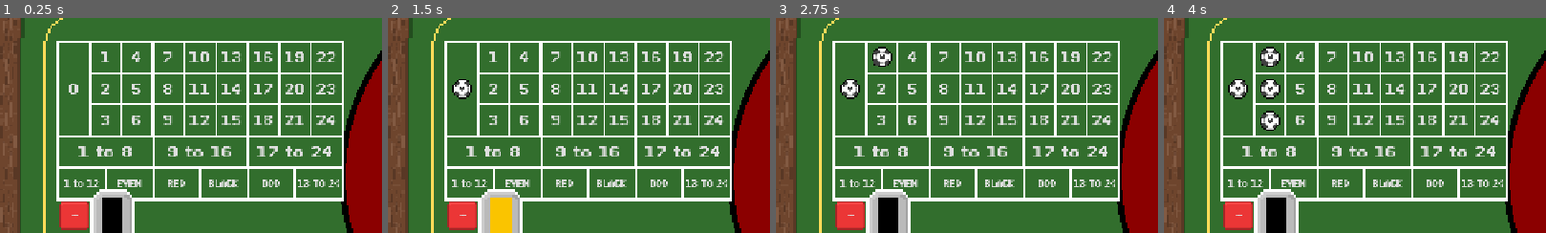
Above: before the commit, frames 1-4 (left to right).
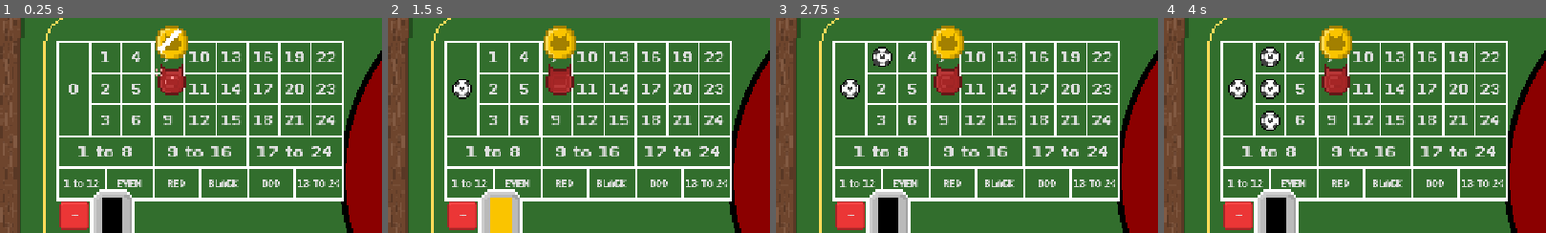
Above: after the commit, the same moments.

Repository: DuneRanger/Very-Serious-GameJam-2026
Game: Godot game, scene res://scenes/game/game_scene/game_scene.tscn
Same seed, same stepped clock (60 frames per second), same inputs: the game is played once before the commit and once after it. Sound files missing from this copy of the repository are replaced by a short silence.
Inputs:
- Up to frame 1 (0.25 s): no input
- Up to frame 2 (1.5 s): click "+" at 0.5 s; click "0" at 1.25 s
- Up to frame 3 (2.75 s): click "1" at 2 s
- Up to frame 4 (4 s): click "2" at 2.75 s; click "3" at 3.5 s
The pictures show only the part of the screen within x 0-50%, y 13-63%; the shares and areas given below are measured in that part.

The runs differ from the first frame. In frame 1, 1.9% of the frame differs, in the area x 40-50%, y 3-36%; in frame 2, 1.9%; in frame 3, 1.9%; in frame 4, 1.9%.

Commit message:
Added money and ruby sprites and animations

Diff:
--- /dev/null
+++ b/scenes/game/UI_elements/animated_sprites/money_animated_sprite.tscn
@@ -0,0 +1,90 @@
+[gd_scene format=3 uid="uid://b8s6w1lbfa62g"]
+
+[ext_resource type="Texture2D" uid="uid://bn08ytmdst6va" path="res://assets/textures/money and rubies/money_sprite_sheet.png" id="1_dl1jo"]
+
+[sub_resource type="AtlasTexture" id="AtlasTexture_hais7"]
+atlas = ExtResource("1_dl1jo")
+region = Rect2(0, 0, 16, 16)
+
+[sub_resource type="AtlasTexture" id="AtlasTexture_i55xx"]
+atlas = ExtResource("1_dl1jo")
+region = Rect2(16, 0, 16, 16)
+
+[sub_resource type="AtlasTexture" id="AtlasTexture_0f5o8"]
+atlas = ExtResource("1_dl1jo")
+region = Rect2(32, 0, 16, 16)
+
+[sub_resource type="AtlasTexture" id="AtlasTexture_ndaw0"]
+atlas = ExtResource("1_dl1jo")
+region = Rect2(48, 0, 16, 16)
+
+[sub_resource type="AtlasTexture" id="AtlasTexture_c6cd6"]
+atlas = ExtResource("1_dl1jo")
+region = Rect2(64, 0, 16, 16)
+
+[sub_resource type="AtlasTexture" id="AtlasTexture_t42mr"]
+atlas = ExtResource("1_dl1jo")
+region = Rect2(80, 0, 16, 16)
+
+[sub_resource type="AtlasTexture" id="AtlasTexture_xsmfr"]
+atlas = ExtResource("1_dl1jo")
+region = Rect2(96, 0, 16, 16)
+
+[sub_resource type="SpriteFrames" id="SpriteFrames_nhkxa"]
+animations = [{
+"frames": [{
+"duration": 20.0,
+"texture": SubResource("AtlasTexture_hais7")
+}, {
+"duration": 1.0,
+"texture": SubResource("AtlasTexture_i55xx")
+}, {
+"duration": 1.0,
+"texture": SubResource("AtlasTexture_0f5o8")
+}, {
+"duration": 1.0,
+"texture": SubResource("AtlasTexture_ndaw0")
+}, {
+"duration": 1.0,
+"texture": SubResource("AtlasTexture_c6cd6")
+}, {
+"duration": 1.0,
+"texture": SubResource("AtlasTexture_t42mr")
+}, {
+"duration": 1.0,
+"texture": SubResource("AtlasTexture_xsmfr")
+}, {
+"duration": 20.0,
+"texture": SubResource("AtlasTexture_hais7")
+}, {
+"duration": 1.0,
+"texture": SubResource("AtlasTexture_xsmfr")
+}, {
+"duration": 1.0,
+"texture": SubResource("AtlasTexture_t42mr")
+}, {
+"duration": 1.0,
+"texture": SubResource("AtlasTexture_c6cd6")
+}, {
+"duration": 1.0,
+"texture": SubResource("AtlasTexture_ndaw0")
+}, {
+"duration": 1.0,
+"texture": SubResource("AtlasTexture_0f5o8")
+}, {
+"duration": 1.0,
+"texture": SubResource("AtlasTexture_i55xx")
+}],
+"loop": true,
+"name": &"default",
+"speed": 12.0
+}]
+
+[node name="MoneyAnimatedSprite" type="Node2D" unique_id=1016875789]
+z_index = 5
+
+[node name="AnimatedSprite2D" type="AnimatedSprite2D" parent="." unique_id=429963684]
+scale = Vector2(4, 4)
+sprite_frames = SubResource("SpriteFrames_nhkxa")
+autoplay = "default"
+frame_progress = 0.15759785
--- /dev/null
+++ b/scenes/game/UI_elements/animated_sprites/ruby_animated_sprite.tscn
@@ -0,0 +1,117 @@
+[gd_scene format=3 uid="uid://djtfrov4iqbnm"]
+
+[ext_resource type="Texture2D" uid="uid://c2fpuufjt8cmc" path="res://assets/textures/money and rubies/ruby_sprite_sheet.png" id="1_kgv5v"]
+
+[sub_resource type="AtlasTexture" id="AtlasTexture_q8d56"]
+atlas = ExtResource("1_kgv5v")
+region = Rect2(0, 0, 16, 16)
+
+[sub_resource type="AtlasTexture" id="AtlasTexture_fcr3i"]
+atlas = ExtResource("1_kgv5v")
+region = Rect2(16, 0, 16, 16)
+
+[sub_resource type="AtlasTexture" id="AtlasTexture_uq0jx"]
+atlas = ExtResource("1_kgv5v")
+region = Rect2(32, 0, 16, 16)
+
+[sub_resource type="AtlasTexture" id="AtlasTexture_26ida"]
+atlas = ExtResource("1_kgv5v")
+region = Rect2(48, 0, 16, 16)
+
+[sub_resource type="AtlasTexture" id="AtlasTexture_4xyog"]
+atlas = ExtResource("1_kgv5v")
+region = Rect2(64, 0, 16, 16)
+
+[sub_resource type="AtlasTexture" id="AtlasTexture_0y1xe"]
+atlas = ExtResource("1_kgv5v")
+region = Rect2(80, 0, 16, 16)
+
+[sub_resource type="AtlasTexture" id="AtlasTexture_37e2c"]
+atlas = ExtResource("1_kgv5v")
+region = Rect2(96, 0, 16, 16)
+
+[sub_resource type="AtlasTexture" id="AtlasTexture_b8xlr"]
+atlas = ExtResource("1_kgv5v")
+region = Rect2(112, 0, 16, 16)
+
+[sub_resource type="AtlasTexture" id="AtlasTexture_f2c4s"]
+atlas = ExtResource("1_kgv5v")
+region = Rect2(128, 0, 16, 16)
+
+[sub_resource type="AtlasTexture" id="AtlasTexture_q1uqv"]
+atlas = ExtResource("1_kgv5v")
+region = Rect2(144, 0, 16, 16)
+
+[sub_resource type="AtlasTexture" id="AtlasTexture_corto"]
+atlas = ExtResource("1_kgv5v")
+region = Rect2(160, 0, 16, 16)
+
+[sub_resource type="AtlasTexture" id="AtlasTexture_vpe8o"]
+atlas = ExtResource("1_kgv5v")
+region = Rect2(176, 0, 16, 16)
+
+[sub_resource type="AtlasTexture" id="AtlasTexture_e12w3"]
+atlas = ExtResource("1_kgv5v")
+region = Rect2(192, 0, 16, 16)
+
+[sub_resource type="AtlasTexture" id="AtlasTexture_va6jm"]
+atlas = ExtResource("1_kgv5v")
+region = Rect2(208, 0, 16, 16)
+
+[sub_resource type="SpriteFrames" id="SpriteFrames_aff2t"]
+animations = [{
+"frames": [{
+"duration": 20.0,
+"texture": SubResource("AtlasTexture_q8d56")
+}, {
+"duration": 1.0,
+"texture": SubResource("AtlasTexture_fcr3i")
+}, {
+"duration": 1.0,
+"texture": SubResource("AtlasTexture_uq0jx")
+}, {
+"duration": 1.0,
+"texture": SubResource("AtlasTexture_26ida")
+}, {
+"duration": 1.0,
+"texture": SubResource("AtlasTexture_4xyog")
+}, {
+"duration": 1.0,
+"texture": SubResource("AtlasTexture_0y1xe")
+}, {
+"duration": 1.0,
+"texture": SubResource("AtlasTexture_37e2c")
+}, {
+"duration": 20.0,
+"texture": SubResource("AtlasTexture_b8xlr")
+}, {
+"duration": 1.0,
+"texture": SubResource("AtlasTexture_f2c4s")
+}, {
+"duration": 1.0,
+"texture": SubResource("AtlasTexture_q1uqv")
+}, {
+"duration": 1.0,
+"texture": SubResource("AtlasTexture_corto")
+}, {
+"duration": 1.0,
+"texture": SubResource("AtlasTexture_vpe8o")
+}, {
+"duration": 1.0,
+"texture": SubResource("AtlasTexture_e12w3")
+}, {
+"duration": 1.0,
+"texture": SubResource("AtlasTexture_va6jm")
+}],
+"loop": true,
+"name": &"default",
+"speed": 12.0
+}]
+
+[node name="RubyAnimatedSprite" type="Node2D" unique_id=701930484]
+
+[node name="AnimatedSprite2D" type="AnimatedSprite2D" parent="." unique_id=1776629832]
+scale = Vector2(4, 4)
+sprite_frames = SubResource("SpriteFrames_aff2t")
+autoplay = "default"
+frame_progress = 0.34776193
--- a/scenes/game/game_scene/game_scene.tscn
+++ b/scenes/game/game_scene/game_scene.tscn
@@ -10,6 +10,8 @@
 [ext_resource type="Texture2D" uid="uid://dut742t7mmgrt" path="res://assets/textures/chips/chip_black.png" id="7_ho26m"]
 [ext_resource type="PackedScene" uid="uid://dcu31p6twmdit" path="res://scenes/game/utils/ErrorMessage.tscn" id="8_dkmwb"]
 [ext_resource type="Shader" uid="uid://d1sj22wa4oiic" path="res://assets/shaders/pixelate.gdshader" id="10_1xuq5"]
+[ext_resource type="PackedScene" uid="uid://djtfrov4iqbnm" path="res://scenes/game/UI_elements/animated_sprites/ruby_animated_sprite.tscn" id="10_7tgh3"]
+[ext_resource type="PackedScene" uid="uid://b8s6w1lbfa62g" path="res://scenes/game/UI_elements/animated_sprites/money_animated_sprite.tscn" id="11_hdcdy"]
 
 [sub_resource type="ShaderMaterial" id="ShaderMaterial_hdcdy"]
 shader = ExtResource("10_1xuq5")
@@ -77,6 +79,14 @@
 [node name="ErrorMessage" parent="Table" unique_id=371495968 instance=ExtResource("8_dkmwb")]
 position = Vector2(0, -360)
 
+[node name="Test" type="Node" parent="." unique_id=1695512338]
+
+[node name="MoneyAnimatedSprite" parent="Test" unique_id=1016875789 instance=ExtResource("11_hdcdy")]
+position = Vector2(-352, -224)
+
+[node name="RubyAnimatedSprite" parent="Test" unique_id=701930484 instance=ExtResource("10_7tgh3")]
+position = Vector2(-352, -160)
+
 [node name="TestLabel" type="Label" parent="." unique_id=1877186703]
 visible = false
 offset_left = -609.0
Binary file added: assets/textures/money and rubies/money_sprite_sheet.png
Not shown, added: assets/textures/money and rubies/money_sprite_sheet.png.import
Binary file added: assets/textures/money and rubies/ruby_sprite_sheet.png
Not shown, added: assets/textures/money and rubies/ruby_sprite_sheet.png.import
